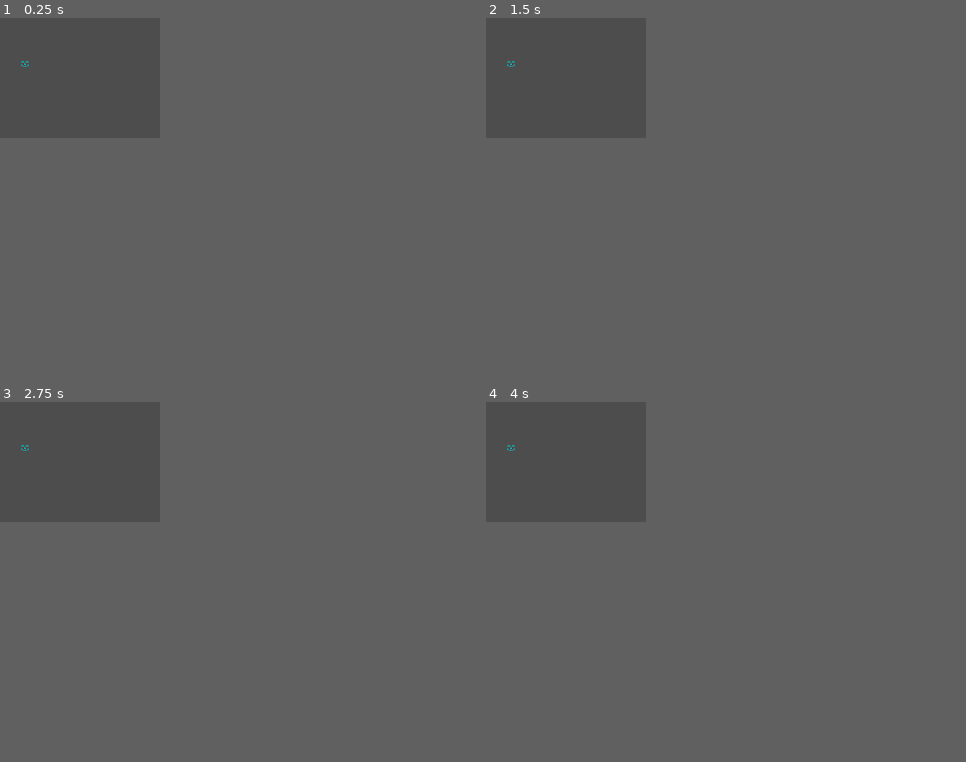
Above: before the commit, frames 1-4 (two rows, left to right).
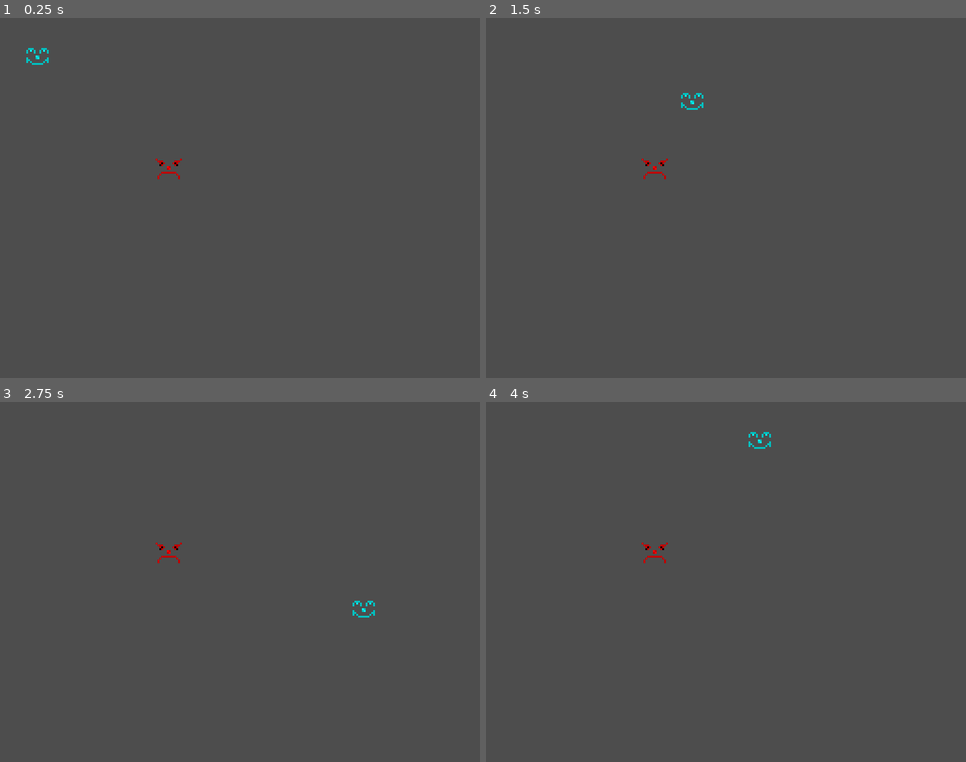
Above: after the commit, the same moments.

Repository: iliys/Horror-Jam
Game: Godot game, scene res://scenes/playground.tscn
The game is run twice, just before and just after one commit, with the same random seed, the same clock (stepped at 60 frames per second) and the same inputs.
Inputs:
- Up to frame 1 (0.25 s): no input
- Up to frame 2 (1.5 s): tap Enter at 0.5 s; hold Right (Rightward, bound only after the commit) 0.53-1.28 s; hold Down (Backward, bound only after the commit) from 1.28 s (still down)
- Up to frame 3 (2.75 s): release Down (Backward, bound only after the commit) at 2.03 s; hold Right (Rightward, bound only after the commit) from 2.03 s (still down)
- Up to frame 4 (4 s): release Right (Rightward, bound only after the commit) at 2.78 s; hold W (Forward, bound only after the commit) 2.78-3.53 s; hold A (Leftward, bound only after the commit) from 3.53 s (still down)
In our replay, the window is 256x192 before the commit and 768x576 after it. These sizes can differ from the game's own. Grey fills any space a smaller window leaves; there, only what the larger window draws over its background counts as a difference.

The runs differ from the first frame. In frame 1, 0.2% of the frame differs, in the area x 4-38%, y 8-45%; in frame 2, 0.2%, in the area x 4-46%, y 11-45%; in frame 3, 0.2%; in frame 4, 0.2%.

Commit message:
Added goofy ahh controls

Diff:
--- a/project.godot
+++ b/project.godot
@@ -20,6 +20,7 @@
 window/size/viewport_width=256
 window/size/viewport_height=192
 window/size/mode=3
+window/stretch/mode="viewport"
 
 [importer_defaults]
 
@@ -46,6 +47,33 @@
 "svg/scale": 1.0
 }
 
+[input]
+
+Forward={
+"deadzone": 0.5,
+"events": [Object(InputEventKey,"resource_local_to_scene":false,"resource_name":"","device":0,"window_id":0,"alt_pressed":false,"shift_pressed":false,"ctrl_pressed":false,"meta_pressed":false,"pressed":false,"keycode":0,"physical_keycode":87,"key_label":0,"unicode":0,"echo":false,"script":null)
+, Object(InputEventKey,"resource_local_to_scene":false,"resource_name":"","device":0,"window_id":0,"alt_pressed":false,"shift_pressed":false,"ctrl_pressed":false,"meta_pressed":false,"pressed":false,"keycode":0,"physical_keycode":4194320,"key_label":0,"unicode":0,"echo":false,"script":null)
+]
+}
+Backward={
+"deadzone": 0.5,
+"events": [Object(InputEventKey,"resource_local_to_scene":false,"resource_name":"","device":0,"window_id":0,"alt_pressed":false,"shift_pressed":false,"ctrl_pressed":false,"meta_pressed":false,"pressed":false,"keycode":0,"physical_keycode":4194322,"key_label":0,"unicode":0,"echo":false,"script":null)
+, Object(InputEventKey,"resource_local_to_scene":false,"resource_name":"","device":0,"window_id":0,"alt_pressed":false,"shift_pressed":false,"ctrl_pressed":false,"meta_pressed":false,"pressed":false,"keycode":0,"physical_keycode":83,"key_label":0,"unicode":0,"echo":false,"script":null)
+]
+}
+Leftward={
+"deadzone": 0.5,
+"events": [Object(InputEventKey,"resource_local_to_scene":false,"resource_name":"","device":0,"window_id":0,"alt_pressed":false,"shift_pressed":false,"ctrl_pressed":false,"meta_pressed":false,"pressed":false,"keycode":0,"physical_keycode":65,"key_label":0,"unicode":0,"echo":false,"script":null)
+, Object(InputEventKey,"resource_local_to_scene":false,"resource_name":"","device":0,"window_id":0,"alt_pressed":false,"shift_pressed":false,"ctrl_pressed":false,"meta_pressed":false,"pressed":false,"keycode":0,"physical_keycode":4194319,"key_label":0,"unicode":0,"echo":false,"script":null)
+]
+}
+Rightward={
+"deadzone": 0.5,
+"events": [Object(InputEventKey,"resource_local_to_scene":false,"resource_name":"","device":0,"window_id":0,"alt_pressed":false,"shift_pressed":false,"ctrl_pressed":false,"meta_pressed":false,"pressed":false,"keycode":0,"physical_keycode":4194321,"key_label":0,"unicode":0,"echo":false,"script":null)
+, Object(InputEventKey,"resource_local_to_scene":false,"resource_name":"","device":0,"window_id":0,"alt_pressed":false,"shift_pressed":false,"ctrl_pressed":false,"meta_pressed":false,"pressed":false,"keycode":0,"physical_keycode":68,"key_label":0,"unicode":0,"echo":false,"script":null)
+]
+}
+
 [rendering]
 
 textures/canvas_textures/default_texture_filter=0
--- a/scenes/playground.tscn
+++ b/scenes/playground.tscn
@@ -1,9 +1,25 @@
-[gd_scene load_steps=2 format=3 uid="uid://cv6me03xyrfkm"]
+[gd_scene load_steps=5 format=3 uid="uid://cv6me03xyrfkm"]
 
 [ext_resource type="Texture2D" uid="uid://dk4op0vj4fb5h" path="res://textures/test_Friendly.png" id="2_5rong"]
+[ext_resource type="Script" path="res://scripts/Player.gd" id="2_fplg3"]
+[ext_resource type="Texture2D" uid="uid://d3ic220t2l0rj" path="res://textures/test_Hostile.png" id="2_n7tot"]
+
+[sub_resource type="RectangleShape2D" id="RectangleShape2D_2fcxi"]
+size = Vector2(12, 9)
 
 [node name="Playground" type="Node2D"]
 
-[node name="TestFriendly" type="Sprite2D" parent="."]
-position = Vector2(40, 73)
+[node name="TestHostile" type="Sprite2D" parent="."]
+position = Vector2(90, 80)
+texture = ExtResource("2_n7tot")
+
+[node name="Player" type="CharacterBody2D" parent="."]
+position = Vector2(20, 20)
+script = ExtResource("2_fplg3")
+
+[node name="TestFriendly" type="Sprite2D" parent="Player"]
 texture = ExtResource("2_5rong")
+
+[node name="CollisionShape2D" type="CollisionShape2D" parent="Player"]
+position = Vector2(0, 0.5)
+shape = SubResource("RectangleShape2D_2fcxi")
--- /dev/null
+++ b/scripts/Player.gd
@@ -0,0 +1,20 @@
+extends CharacterBody2D
+
+const SPEED = 2 # по углам колбасит
+#потом починю. может быть.
+
+
+#func _ready():
+#	print("lmao ready")
+#var char_velocity = Vector2.ZERO
+
+func _physics_process(delta):
+	var input_vector = Vector2.ZERO
+	input_vector.x = Input.get_action_strength("Rightward") - Input.get_action_strength("Leftward")
+	input_vector.y = -(Input.get_action_strength("Forward") - Input.get_action_strength("Backward"))
+	input_vector = input_vector.normalized() #<-- а если нормализовать вектор то будет колбасить также и при скорости больше 50
+	if input_vector != Vector2.ZERO:
+		velocity = input_vector
+	else:
+		velocity=Vector2.ZERO
+	move_and_collide(velocity * SPEED) # если дельту поставить то хуже будет
